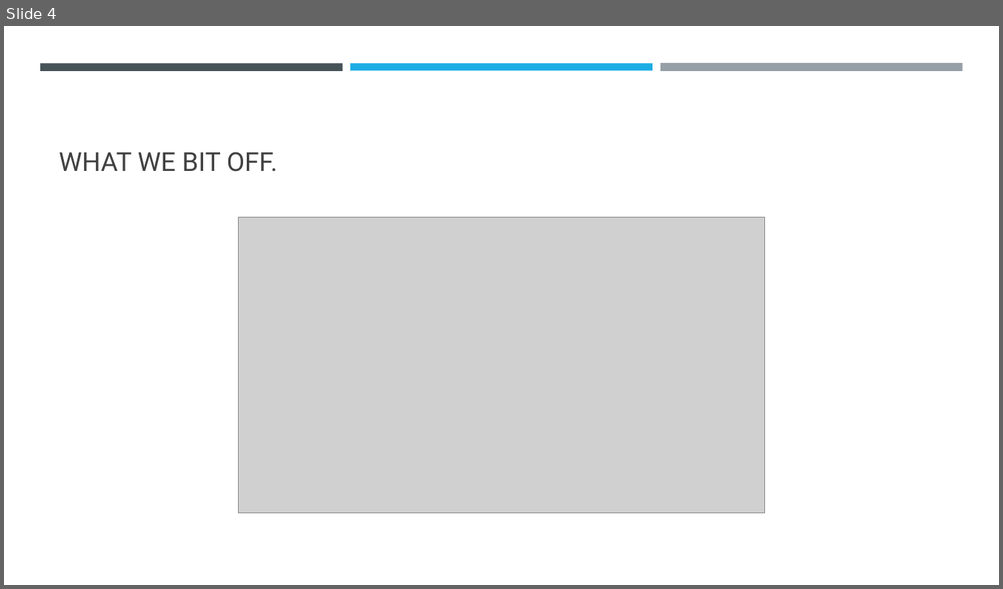
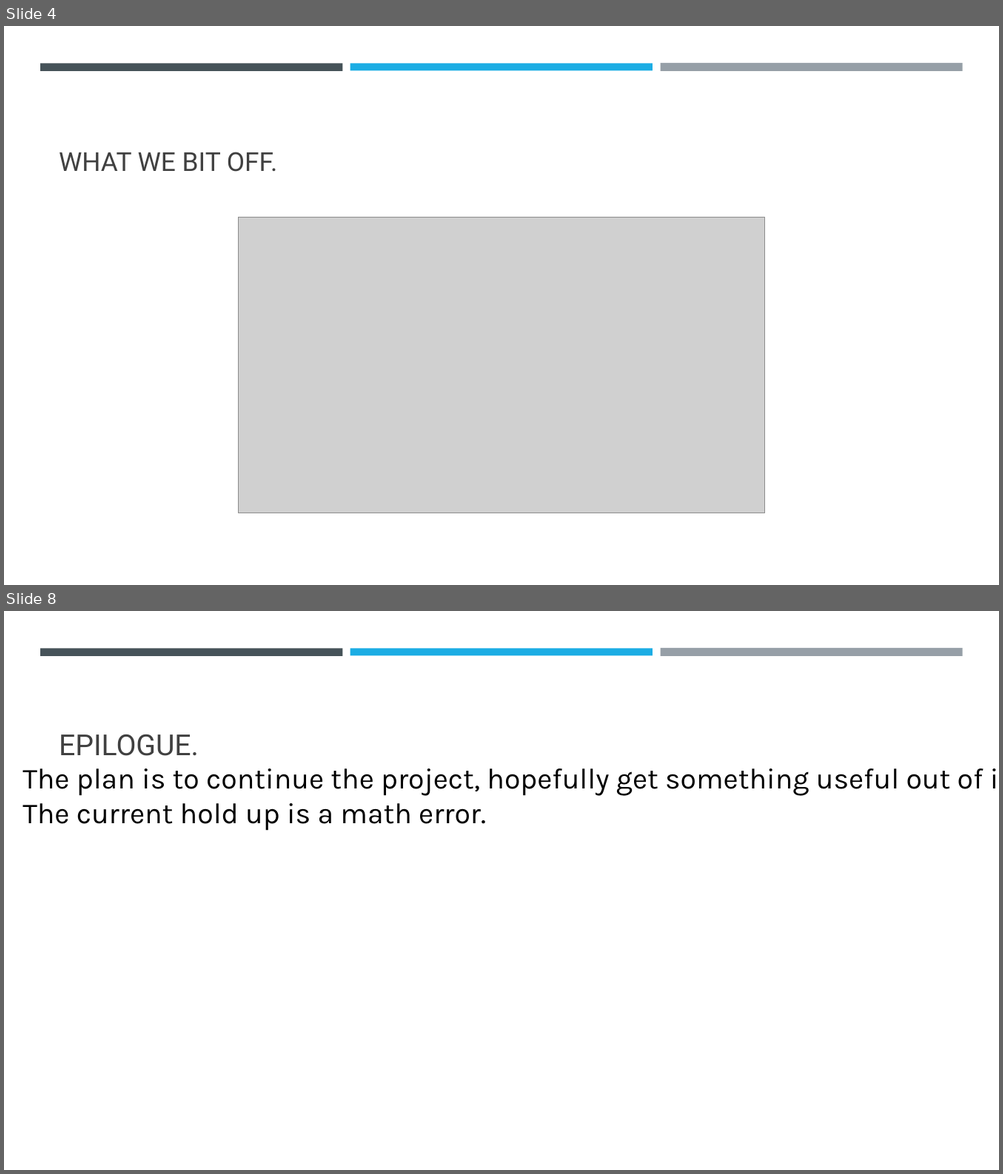
Before and after one commit to Flipkickisreal/Hackathon2020, a slide deck: AI Pathfinding algorithms..pptx. Shown one above the other, each under a label of ours: slide 4 before the commit, slides 4 and 8 after it; the slides between them are not shown. The pictures are 1003x589 and 1003x1174 pixels, drawn with LibreOffice and Linux fonts; fonts in the diff are those of the drawing; grey boxes stand for pictures. Boxes give left, top, right and bottom in pixels: in the first picture for what was removed or moved away, otherwise in the second. Text is boxed around its words. In the diff, an @@ line names an element or a change of style, - is before the commit and + after.

```diff
--- a/AI Pathfinding algorithms..pptx
+++ b/AI Pathfinding algorithms..pptx
@@ slide 8 added at [4,611,999,1170], background #FFFFFF; not listed: 3 template elements that a slide beside it also shows @@
@@ title added at [59,734,199,756], 28 pt, text #404040 @@
+EPILOGUE.
@@ text added at [22,769,999,831], 28 pt, text #000000 @@
+The plan is to continue the project, hopefully get something useful out of it. The current hold up is a math error.
```
Also in this commit, not shown: 6 slides changed.
